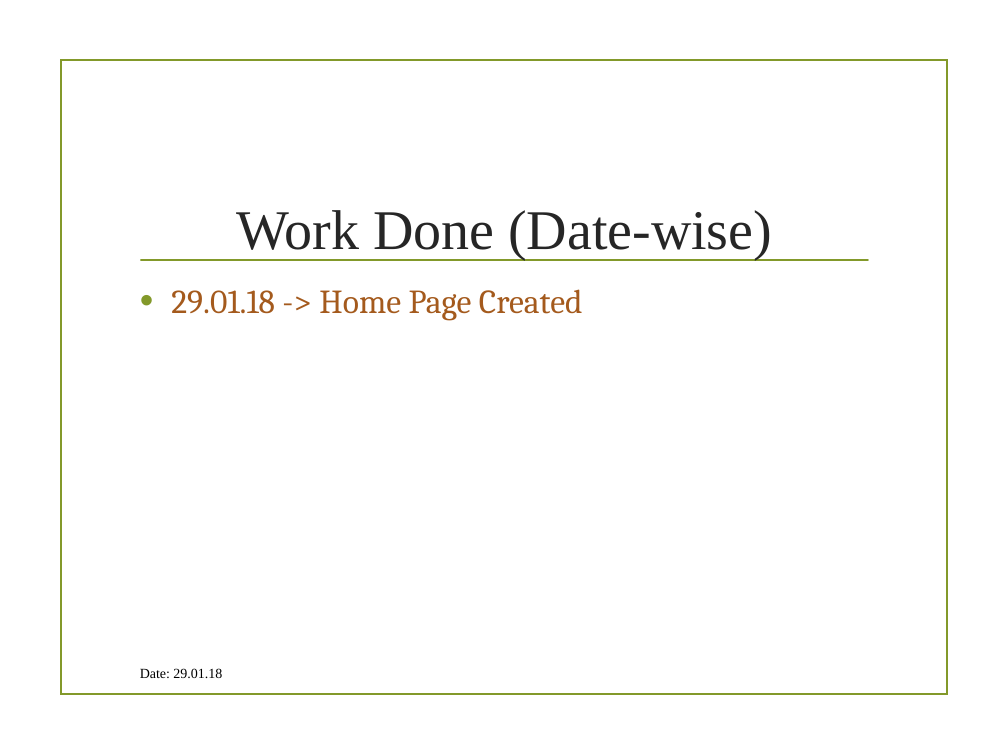
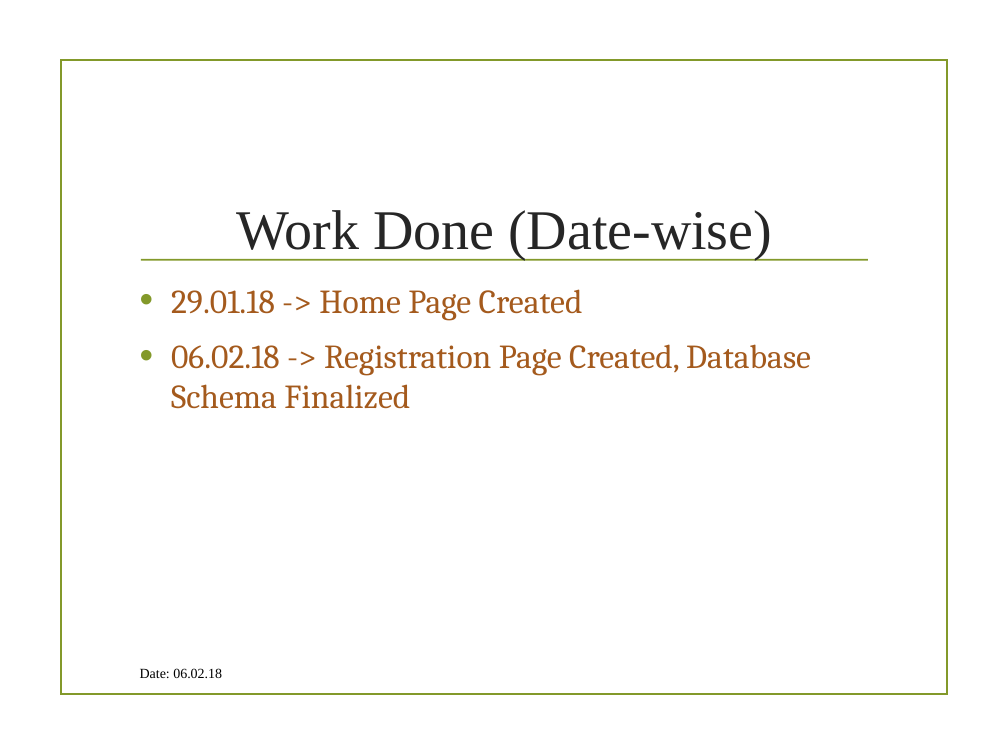
Before and after one commit to MehrotraSoham/Student-Information-System, a slide deck: slide 13 of Internet And Web Technology Lab IT-652.pptx (slide 11 before the commit). Drawn at 1008x756 pixels with LibreOffice and Linux fonts; fonts in the diff are those of the drawing; background and template pictures are left out. Boxes give left, top, right and bottom in pixels: in the first picture for what was removed or moved away, otherwise in the second. Text is boxed around its words. In the diff, an @@ line names an element or a change of style, - is before the commit and + after.

Commit message:
Registration Added -- Soham

```diff
--- a/Internet And Web Technology Lab IT-652.pptx
+++ b/Internet And Web Technology Lab IT-652.pptx
@@ text at (171, 344, 811, 409): paragraph added @@
+• 06.02.18 -> Registration Page Created, Database Schema Finalized
@@ text at (140, 668, 222, 678): text changed @@
-Date: 29.01.18
+Date: 06.02.18
```
Also in this commit, not shown: 10 other slides changed, 12 slides added, 2 other files.
